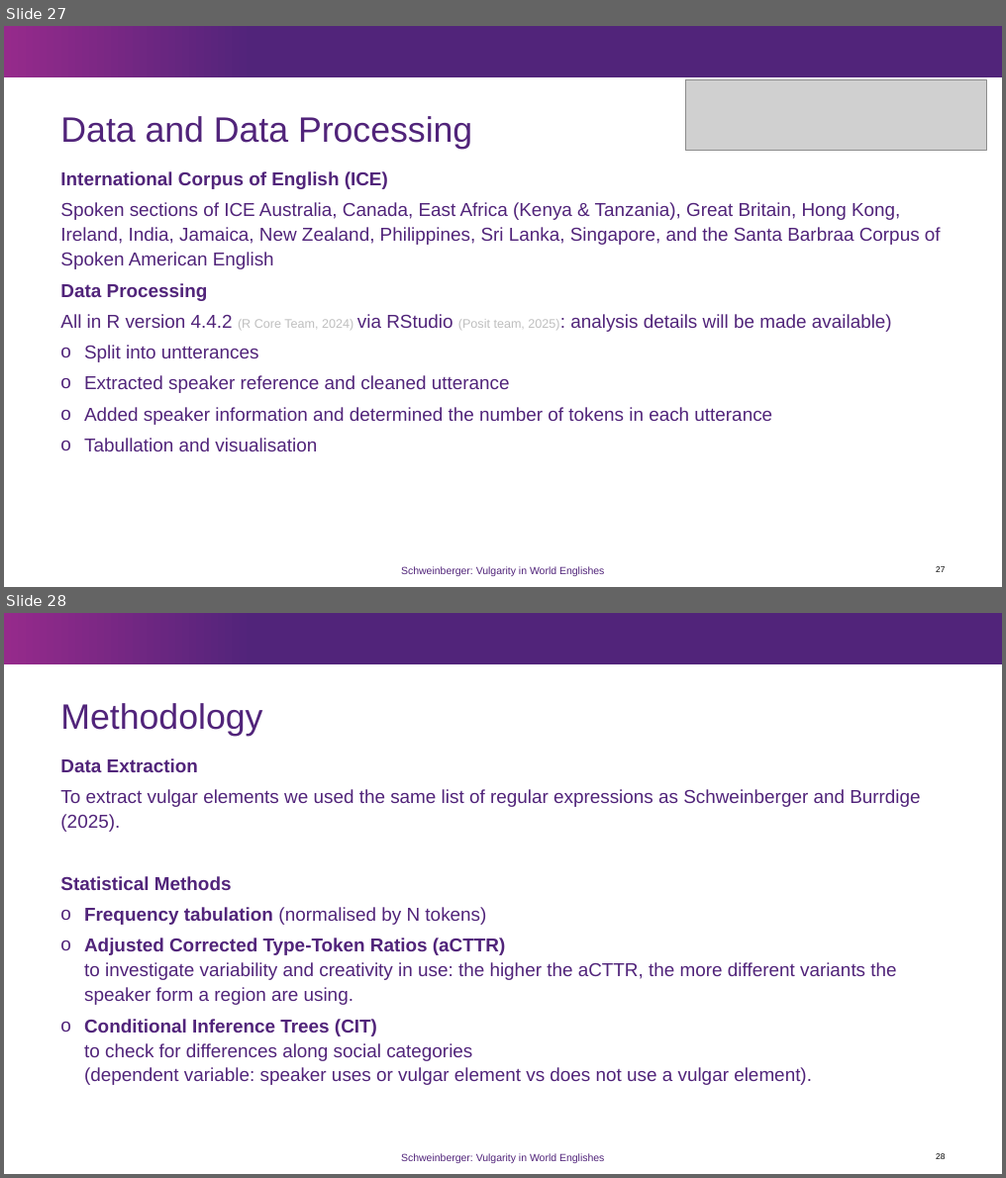
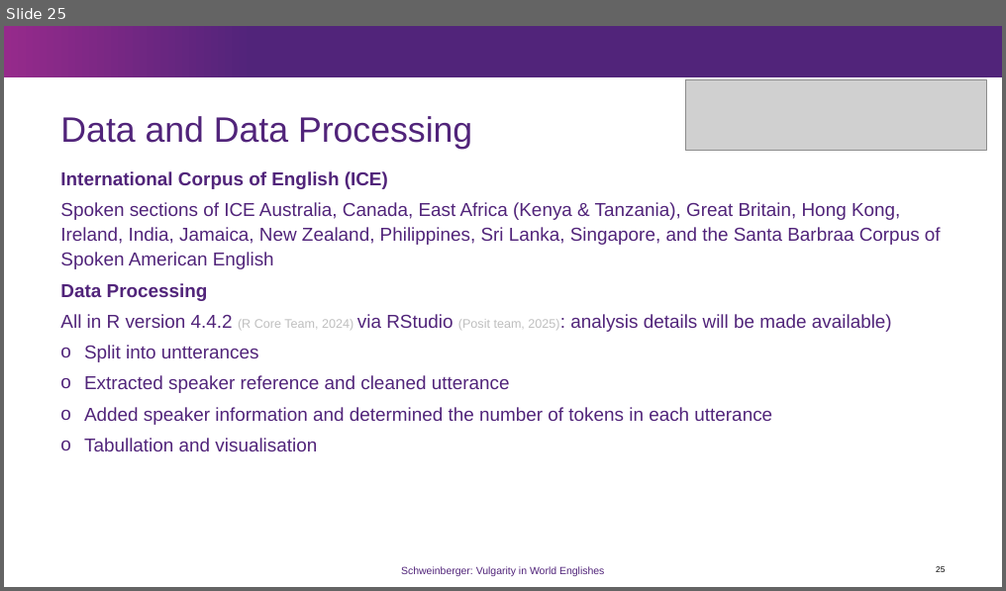
Before and after one commit to MartinSchweinberger/slides, a slide deck: LMU_Schweinberger_VulgarityInWorldEnglishes.pptx. Shown one above the other, each under a label of ours: slides 27 and 28 before the commit, slide 25 after it. The pictures are 1006x1178 and 1006x591 pixels, drawn with LibreOffice and Linux fonts; fonts in the diff are those of the drawing; grey boxes stand for pictures; background and template pictures are left out. Boxes give left, top, right and bottom in pixels: in the first picture for what was removed or moved away, otherwise in the second. Text is boxed around its words. In the diff, an @@ line names an element or a change of style, - is before the commit and + after.

```diff
--- a/LMU_Schweinberger_VulgarityInWorldEnglishes.pptx
+++ b/LMU_Schweinberger_VulgarityInWorldEnglishes.pptx
@@ slide 28 removed at (4,613,1002,1174), background #FFFFFF; not listed: 1 template element that a slide beside it also shows @@
@@ title removed at (60,703,262,737) @@
-Methodology
@@ text removed at (60,759,920,1085) @@
-Data Extraction
-To extract vulgar elements we used the same list of regular expressions as Schweinberger and Burrdige (2025).
-Statistical Methods
-o Frequency tabulation (normalised by N tokens)
-o Adjusted Corrected Type-Token Ratios (aCTTR)
-  to investigate variability and creativity in use: the higher the aCTTR, the more different variants the speaker form a region are using.
-o Conditional Inference Trees (CIT)
-  to check for differences along social categories
-  (dependent variable: speaker uses or vulgar element vs does not use a vulgar element).
@@ text removed at (401,1154,604,1163) @@
-Schweinberger: Vulgarity in World Englishes
@@ page number removed at (936,1154,944,1159) @@
-28
@@ what was slide 27 is now slide 25 @@
@@ page number at (936,567,944,572): text changed @@
-27
+25
```
Also in this commit, not shown: 6 slides changed, 9 other slides removed.
